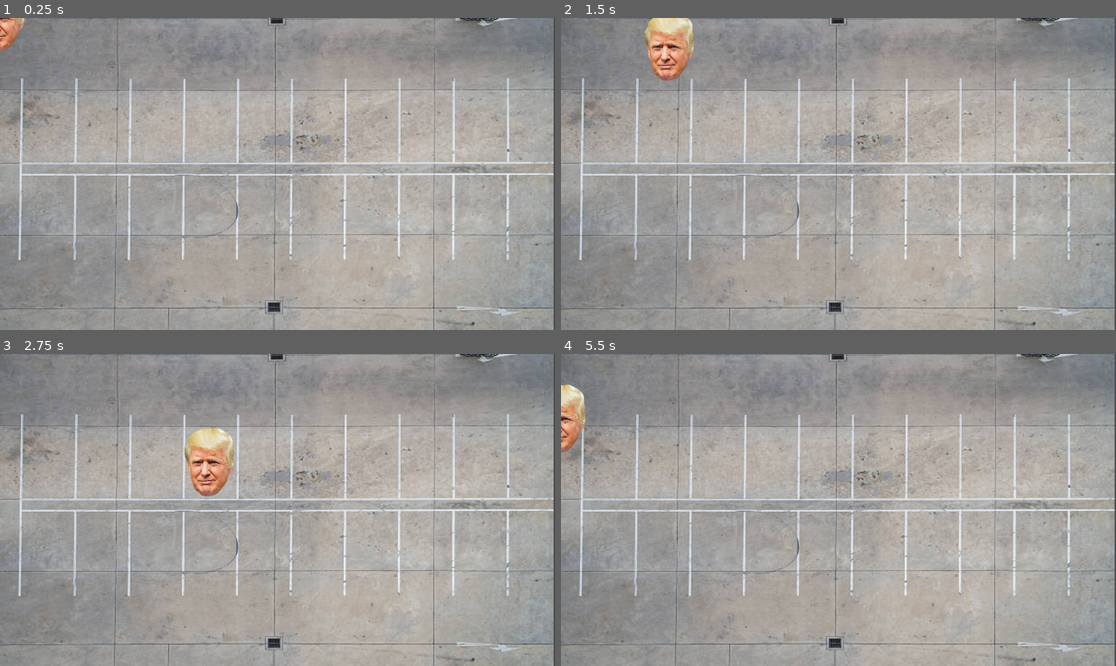
Above: before the commit, frames 1-4 (two rows, left to right).
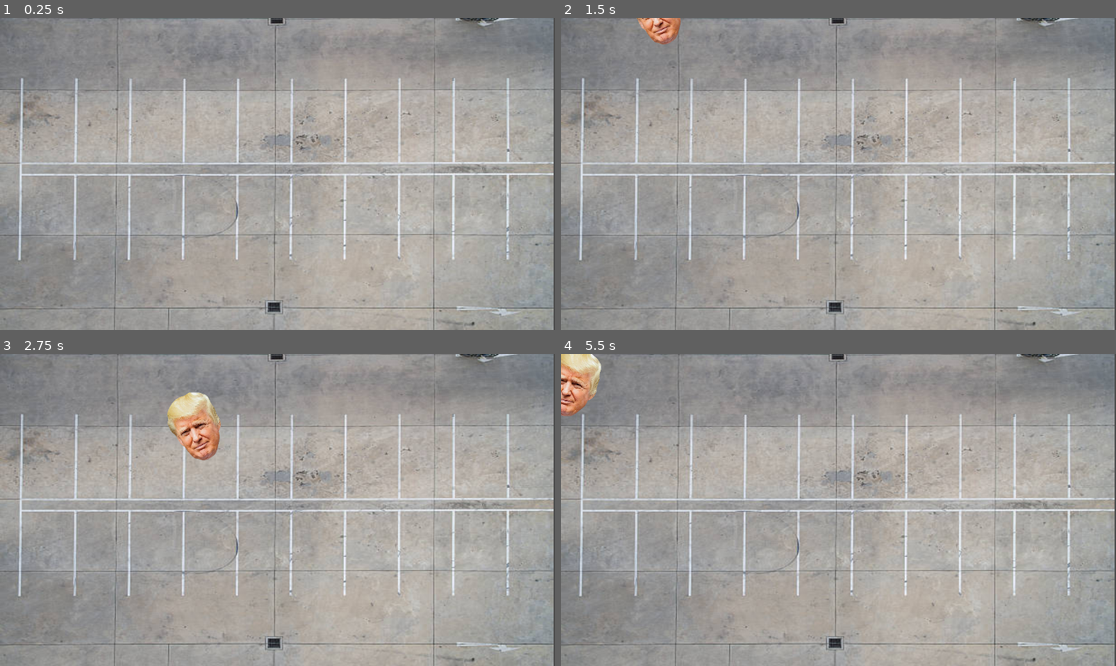
Above: after the commit, the same moments.

Repository: rezbee-dev/castil-bullet-hell
Game: Godot game, scene res://scenes/main.tscn
Same seed, same stepped clock (60 frames per second), same inputs: the game is played once before the commit and once after it.
Inputs:
- Up to frame 1 (0.25 s): no input
- Up to frame 2 (1.5 s): tap Enter at 0.5 s; hold D (MOVE_RIGHT) 0.53-1.28 s; hold S (MOVE_DOWN) from 1.28 s (still down)
- Up to frame 3 (2.75 s): release S (MOVE_DOWN) at 2.03 s; hold D (MOVE_RIGHT) from 2.03 s (still down)
- Up to frame 4 (5.5 s): release D (MOVE_RIGHT) at 2.78 s; hold W (MOVE_UP) 2.78-3.53 s; hold A (MOVE_LEFT) 3.53-5.03 s; hold S (MOVE_DOWN) from 5.03 s (still down)

The runs differ from the first frame. In frame 1, 0.3% of the frame differs, in the area x 0-5%, y 0-11%; in frame 2, 1.5%; in frame 3, 2.5%, in the area x 30-43%, y 12-46%; in frame 4, 1.5%.

Commit message:
save progress on wobble movement

Diff:
--- a/scenes/player.tscn
+++ b/scenes/player.tscn
@@ -9,11 +9,14 @@
 
 [node name="Player" type="CharacterBody2D" unique_id=1388226412]
 script = ExtResource("1_g2els")
+wobble_speed = 4.0
 
-[node name="Trump" type="Sprite2D" parent="." unique_id=1206715525]
+[node name="Sprite" type="Sprite2D" parent="." unique_id=1206715525]
 scale = Vector2(0.1, 0.104)
 texture = ExtResource("1_3vyb7")
+centered = false
+offset = Vector2(-1000, -1500)
 
 [node name="CollisionShape2D" type="CollisionShape2D" parent="." unique_id=1269647318]
-position = Vector2(0, -4)
+position = Vector2(3, -82)
 shape = SubResource("CapsuleShape2D_qhqgy")
--- a/scripts/player.gd
+++ b/scripts/player.gd
@@ -2,7 +2,12 @@
 
 
 const SPEED = 300.0
+@export var wobble_speed: float = 5.0
+@export var wobble_intensity: float = 0.5
+@onready var sprite: Sprite2D = $Sprite
 
+func _process(delta) -> void:
+	_wobble()
 
 func _physics_process(delta: float) -> void:
 	var direction: Vector2 = Input.get_vector("MOVE_LEFT", "MOVE_RIGHT", "MOVE_UP", "MOVE_DOWN")
@@ -10,3 +15,11 @@
 	velocity = SPEED * direction
 
 	move_and_slide()
+
+func _wobble():
+	if velocity.length() == 0:
+		sprite.rotation_degrees = 0
+		print("i'm not moving!!")
+	else:
+		sprite.rotation_degrees = rad_to_deg(sin(Time.get_ticks_msec() * 0.001 * wobble_speed) * wobble_intensity)
+		print("i'm wobbling!")
